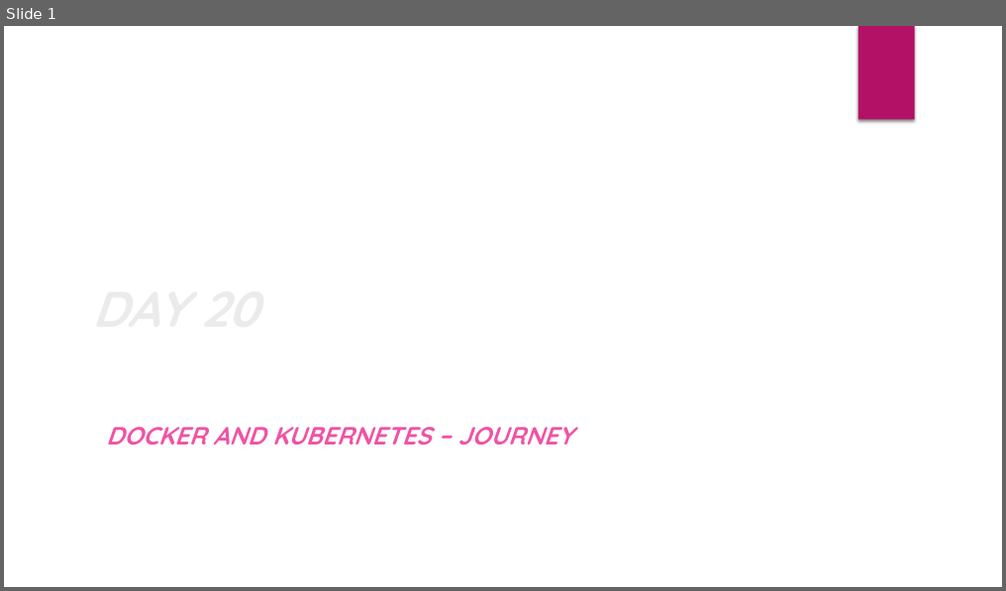
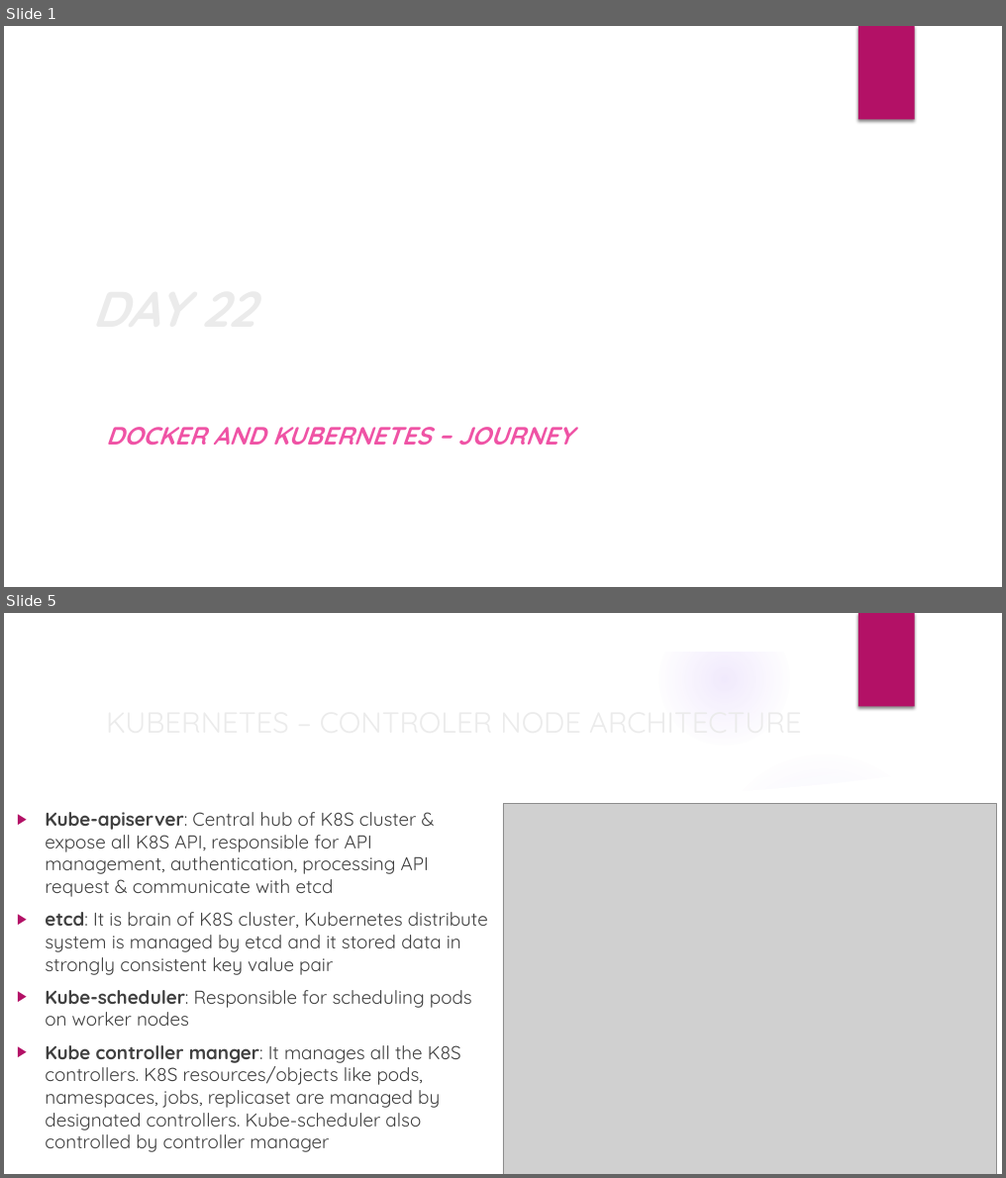
Before and after one commit to deepkumartraining/docker-k8s-April23, a slide deck: Day22/DockerAndKubernetes_Training-Day22.pptx. Shown one above the other, each under a label of ours: slide 1 before the commit, slides 1 and 5 after it; the slides between them are not shown. The pictures are 1006x591 and 1006x1178 pixels, drawn with LibreOffice and Linux fonts; fonts in the diff are those of the drawing; grey boxes stand for pictures; background and template pictures are left out. Boxes give left, top, right and bottom in pixels: in the first picture for what was removed or moved away, otherwise in the second. Text is boxed around its words. In the diff, an @@ line names an element or a change of style, - is before the commit and + after.

```diff
--- a/Day22/DockerAndKubernetes_Training-Day22.pptx
+++ b/Day22/DockerAndKubernetes_Training-Day22.pptx
@@ slide 5 added at (x1=4, y1=613, x2=1002, y2=1174), background picture (left out); not listed: 1 template element that a slide beside it also shows @@
@@ group added at (x1=4, y1=613, x2=1002, y2=1174): 5 ellipses, 3 freeform shapes @@
@@ title added at (x1=98, y1=692, x2=846, y2=750), 28 pt, text #EBEBEB @@
+KUBERNETES – CONTROLER NODE ARCHITECTURE
@@ text added at (x1=45, y1=812, x2=488, y2=1153), 18 pt, text #404040 @@
+▶ Kube-apiserver: Central hub of K8S cluster & expose all K8S API, responsible for API management, authentication, processing API request & communicate with etcd
+▶ etcd: It is brain of K8S cluster, Kubernetes distribute system is managed by etcd and it stored data in strongly consistent key value pair
+▶ Kube-scheduler: Responsible for scheduling pods on worker nodes
+▶ Kube controller manger: It manages all the K8S controllers. K8S resources/objects like pods, namespaces, jobs, replicaset are managed by designated controllers. Kube-scheduler also controlled by controller manager
@@ picture added at (x1=503, y1=804, x2=997, y2=1174) @@
@@ slide 1 changed as well @@
@@ title at (x1=84, y1=198, x2=807, y2=417): text changed @@
-DAY 20
+DAY 22
```
Also in this commit, not shown: 2 other slides changed, 9 other slides added, 1 slide removed, 3 other files.
